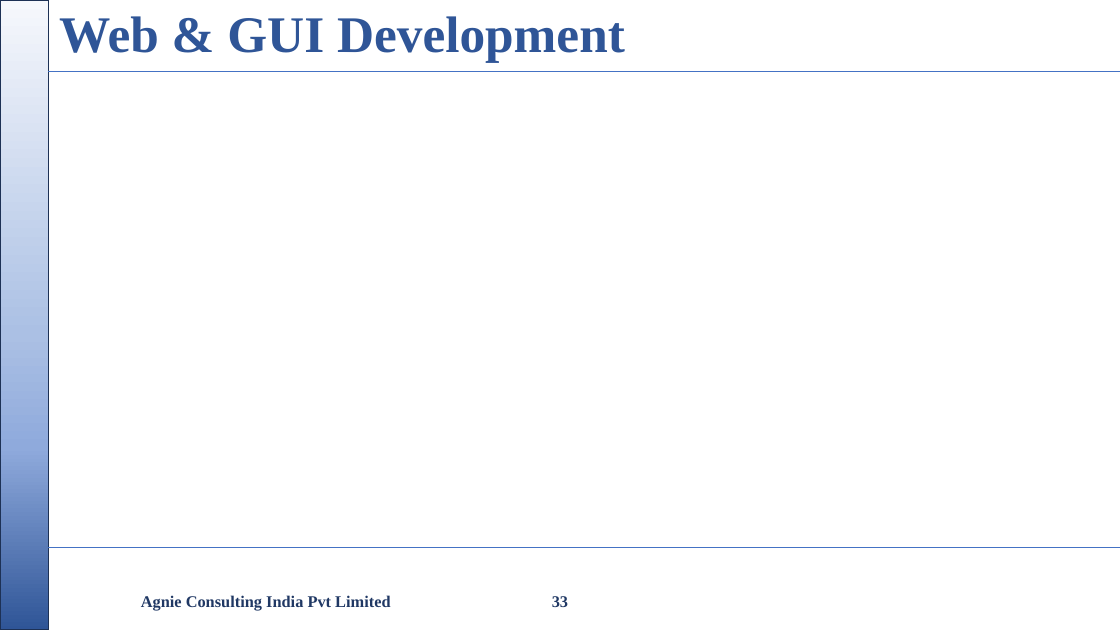
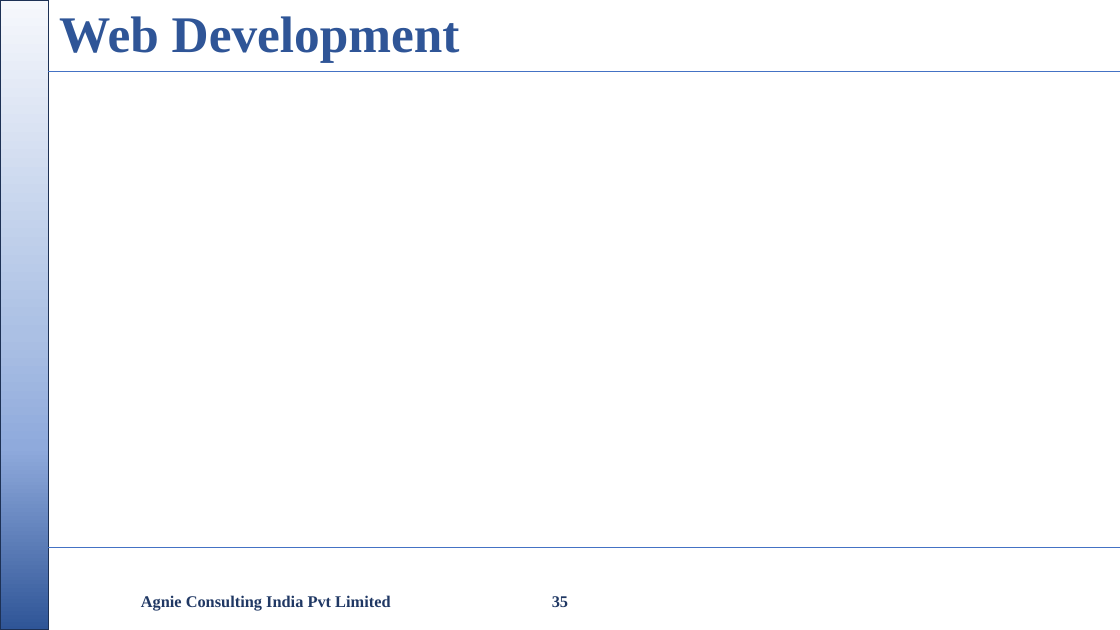
Before and after one commit to nikishdaniel1-del/Python-Cls, a slide deck: slide 35 of python class/Python Class.pptx (slide 33 before the commit). Drawn at 1120x630 pixels with LibreOffice and Linux fonts; fonts in the diff are those of the drawing; background and template pictures are left out. Boxes give left, top, right and bottom in pixels: in the first picture for what was removed or moved away, otherwise in the second. Text is boxed around its words. In the diff, an @@ line names an element or a change of style, - is before the commit and + after.

```diff
--- a/python class/Python Class.pptx
+++ b/python class/Python Class.pptx
@@ title at <box>59,16,460,62</box>: text changed @@
-Web & GUI Development
+Web Development
@@ page number at <box>552,596,568,607</box>: text changed @@
-33
+35
```
Also in this commit, not shown: 2 other slides changed, 3 slides added, 2 other files.
